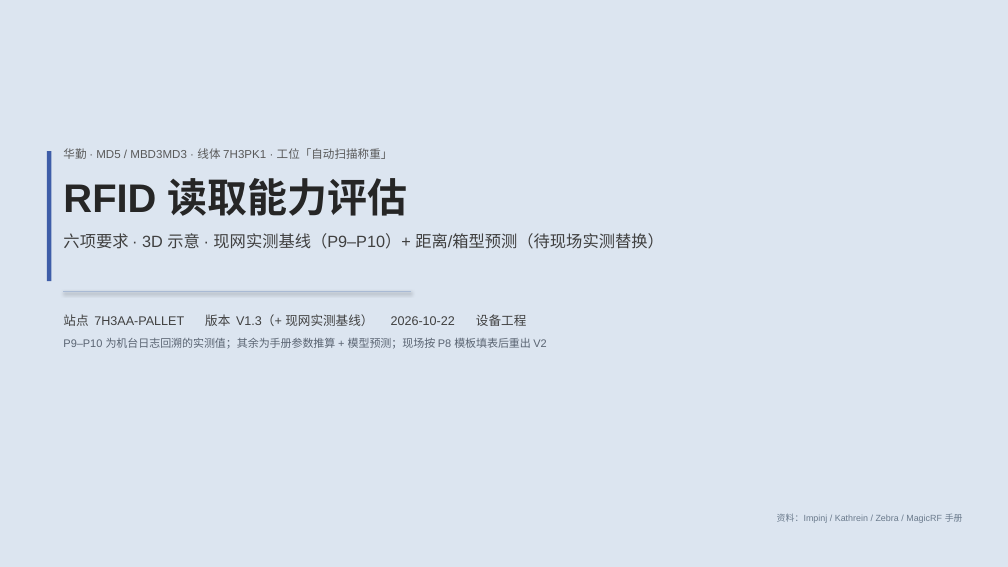
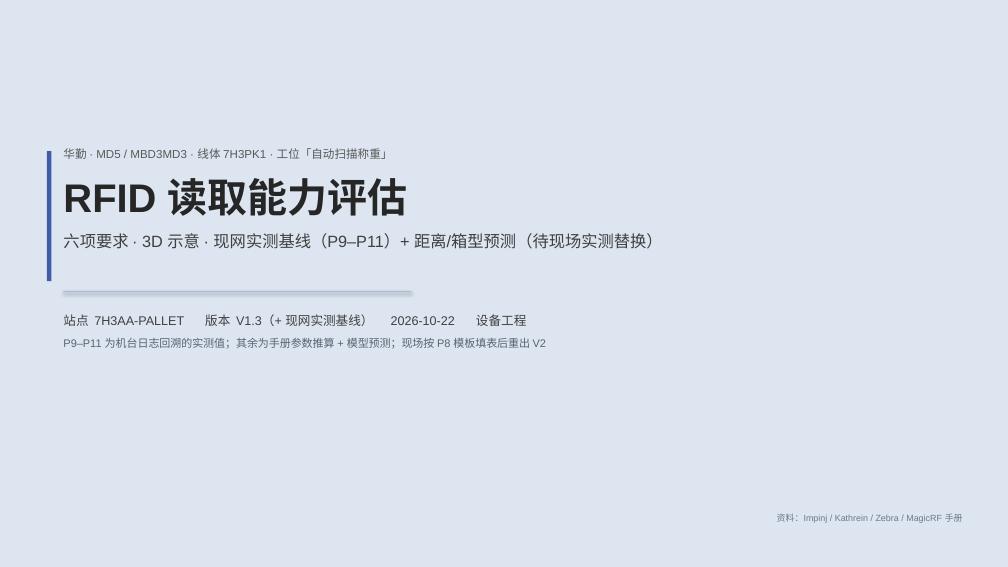
Before and after one commit to iypeep/test_1, a slide deck: slide 1 of RFID读取评估_2026-10-21/09_报告/RFID读取能力评估_2026-10-22.pptx. Drawn at 1008x567 pixels with LibreOffice and Linux fonts; fonts in the diff are those of the drawing. Boxes give left, top, right and bottom in pixels: in the first picture for what was removed or moved away, otherwise in the second. Text is boxed around its words. In the diff, an @@ line names an element or a change of style, - is before the commit and + after.

```diff
--- a/RFID读取评估_2026-10-21/09_报告/RFID读取能力评估_2026-10-22.pptx
+++ b/RFID读取评估_2026-10-21/09_报告/RFID读取能力评估_2026-10-22.pptx
@@ text at bbox=[63, 233, 663, 249]: text changed @@
-六项要求 · 3D 示意 · 现网实测基线（P9–P10）+ 距离/箱型预测（待现场实测替换）
+六项要求 · 3D 示意 · 现网实测基线（P9–P11）+ 距离/箱型预测（待现场实测替换）
@@ text at bbox=[63, 338, 546, 349]: text changed @@
-P9–P10 为机台日志回溯的实测值；其余为手册参数推算 + 模型预测；现场按 P8 模板填表后重出 V2
+P9–P11 为机台日志回溯的实测值；其余为手册参数推算 + 模型预测；现场按 P8 模板填表后重出 V2
```
Also in this commit, not shown: 9 other slides changed, 1 slide added, 10 other files.
